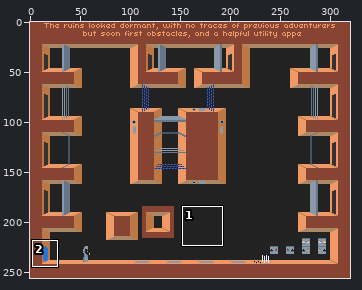
One commit to this sprite sheet: _res/tiles_mockup.png. Above: a wide view before the commit, with the close-up outlined.
Close-up. As it was:
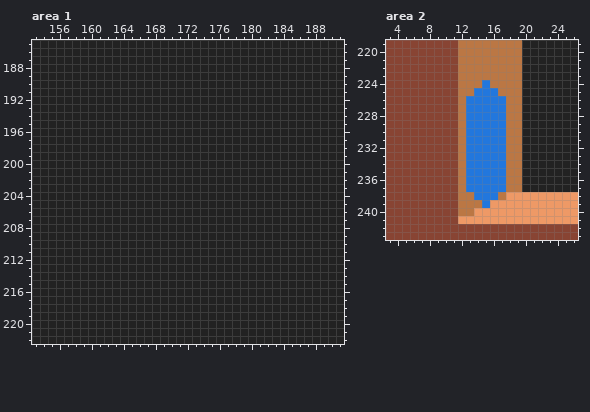
The file is 320x256 pixels. Shown: area 1: x 153..191, y 185..222; area 2: x 3..26, y 219..243. The commit also changed other parts of the picture, which this record leaves out.
And afterwards:
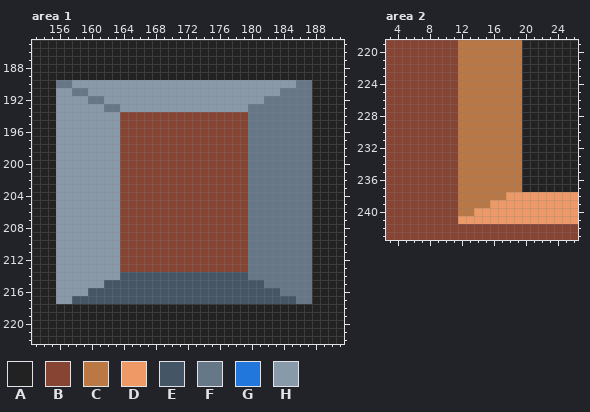
Palette (. is transparent): A #222222  B #884433  C #bb7744  D #ee9966  E #445566  F #667788  G #2277dd  H #8899aa
Changes in this commit:
Changed rows in their new state; - is an unchanged pixel.
Area 1:
first column x 156:
190 FFHHHHHHHHHHHHHHHHHHHHHHHHHHHHFF
191 HHFFHHHHHHHHHHHHHHHHHHHHHHHHFFFF
192 HHHHFFHHHHHHHHHHHHHHHHHHHHFFFFFF
193 HHHHHHFFHHHHHHHHHHHHHHHHFFFFFFFF
194 HHHHHHHHBBBBBBBBBBBBBBBBFFFFFFFF
195 HHHHHHHHBBBBBBBBBBBBBBBBFFFFFFFF
196 HHHHHHHHBBBBBBBBBBBBBBBBFFFFFFFF
197 HHHHHHHHBBBBBBBBBBBBBBBBFFFFFFFF
198 HHHHHHHHBBBBBBBBBBBBBBBBFFFFFFFF
199 HHHHHHHHBBBBBBBBBBBBBBBBFFFFFFFF
200 HHHHHHHHBBBBBBBBBBBBBBBBFFFFFFFF
201 HHHHHHHHBBBBBBBBBBBBBBBBFFFFFFFF
202 HHHHHHHHBBBBBBBBBBBBBBBBFFFFFFFF
203 HHHHHHHHBBBBBBBBBBBBBBBBFFFFFFFF
204 HHHHHHHHBBBBBBBBBBBBBBBBFFFFFFFF
205 HHHHHHHHBBBBBBBBBBBBBBBBFFFFFFFF
206 HHHHHHHHBBBBBBBBBBBBBBBBFFFFFFFF
207 HHHHHHHHBBBBBBBBBBBBBBBBFFFFFFFF
208 HHHHHHHHBBBBBBBBBBBBBBBBFFFFFFFF
209 HHHHHHHHBBBBBBBBBBBBBBBBFFFFFFFF
210 HHHHHHHHBBBBBBBBBBBBBBBBFFFFFFFF
211 HHHHHHHHBBBBBBBBBBBBBBBBFFFFFFFF
212 HHHHHHHHBBBBBBBBBBBBBBBBFFFFFFFF
213 HHHHHHHHBBBBBBBBBBBBBBBBFFFFFFFF
214 HHHHHHHHEEEEEEEEEEEEEEEEFFFFFFFF
215 HHHHHHEEEEEEEEEEEEEEEEEEEEFFFFFF
216 HHHHEEEEEEEEEEEEEEEEEEEEEEEEFFFF
217 HHEEEEEEEEEEEEEEEEEEEEEEEEEEEEFF
Area 2:
first column x 13:
224 --C--
225 -CCC-
226 CCCCC
227 CCCCC
228 CCCCC
229 CCCCC
230 CCCCC
231 CCCCC
232 CCCCC
233 CCCCC
234 CCCCC
235 CCCCC
236 CCCCC
237 CCCCC
238 -CCC-
239 --C--
Pixel boxes of the changes (left, top, right, bottom) in both close-ups:
changed: (56, 80, 312, 304)
changed: (466, 80, 506, 208)
